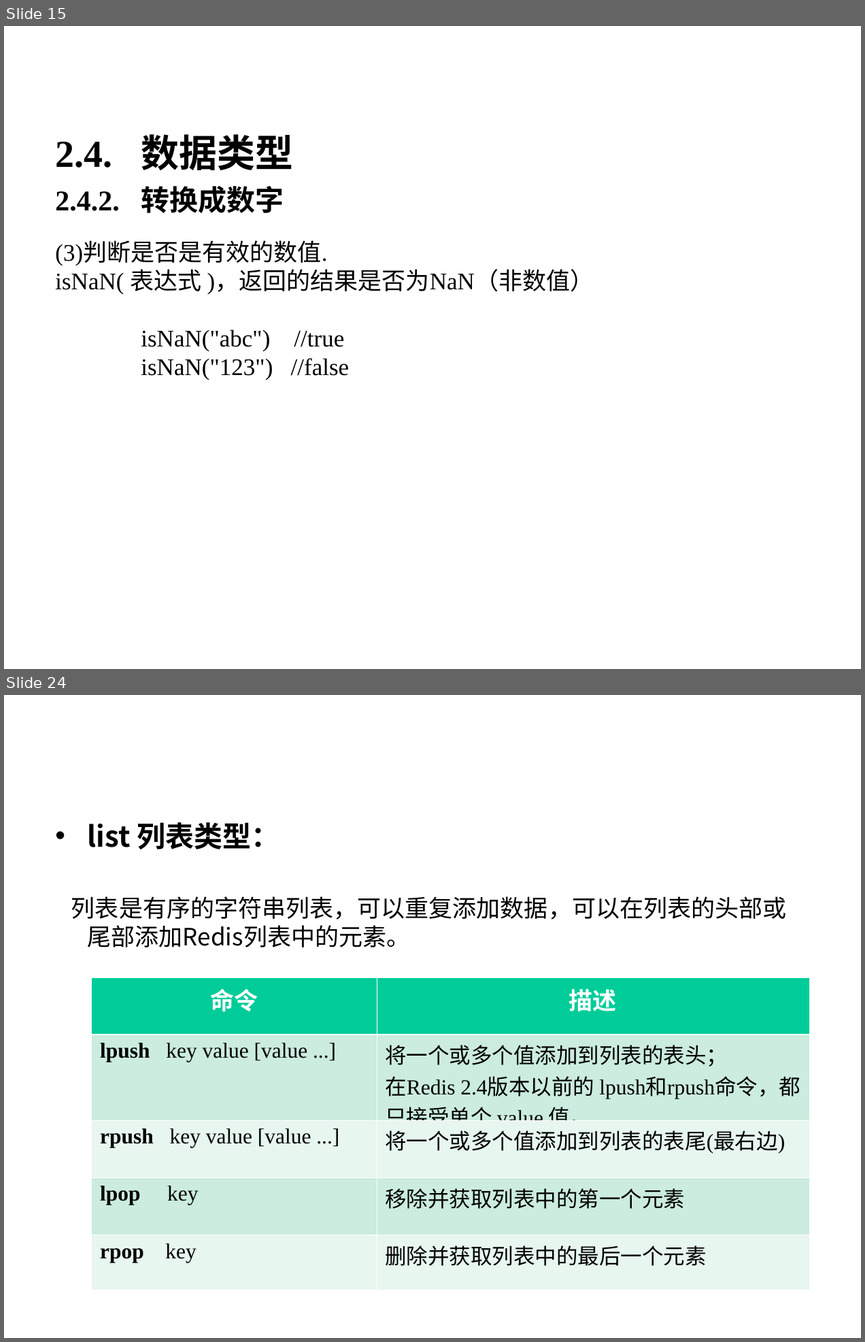
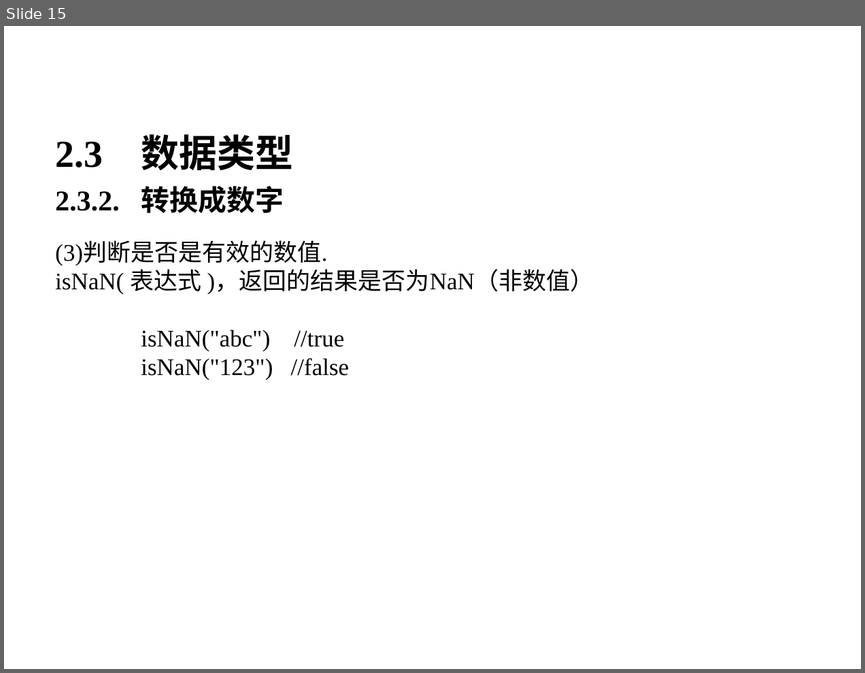
Before and after one commit to bifengganghyt/gitroot, a slide deck: javaweb/【0】front-end/【1】javascript/JavaScript基础.ppt. Shown one above the other, each under a label of ours: slides 15 and 24 before the commit, slide 15 after it; the slides between them are not shown. The pictures are 865x1342 and 865x673 pixels, drawn with LibreOffice and Linux fonts; fonts in the diff are those of the drawing; background and template pictures are left out. Boxes give left, top, right and bottom in pixels: in the first picture for what was removed or moved away, otherwise in the second. Text is boxed around its words. In the diff, an @@ line names an element or a change of style, - is before the commit and + after.

```diff
--- a/javaweb/【0】front-end/【1】javascript/JavaScript基础.ppt
+++ b/javaweb/【0】front-end/【1】javascript/JavaScript基础.ppt
@@ slide 24 removed at (4, 695, 861, 1338), background picture (left out) @@
@@ text removed at (47, 721, 818, 828) @@
-Redis数据类型 - 常用命令
@@ text removed at (71, 822, 787, 947) @@
-• list 列表类型：
-列表是有序的字符串列表，可以重复添加数据，可以在列表的头部或尾部添加Redis列表中的元素。
@@ table removed at (92, 978, 809, 1289), 5 rows, 2 columns @@
-命令 | 描述
-lpush key value [value ...] | 将一个或多个值添加到列表的表头； / 在Redis 2.4版本以前的 lpush和rpush命令，都只接受单个 value 值。
-rpush key value [value ...] | 将一个或多个值添加到列表的表尾(最右边)
-lpop key | 移除并获取列表中的第一个元素
-rpop key | 删除并获取列表中的最后一个元素
@@ slide 15 changed as well @@
@@ text at (55, 134, 293, 213): text changed @@
-2.4. 数据类型
-2.4.2. 转换成数字
+2.3 数据类型
+2.3.2. 转换成数字
```
Also in this commit, not shown: 4 other slides changed, 26 slides added, 12 other slides removed, 14 other files.
